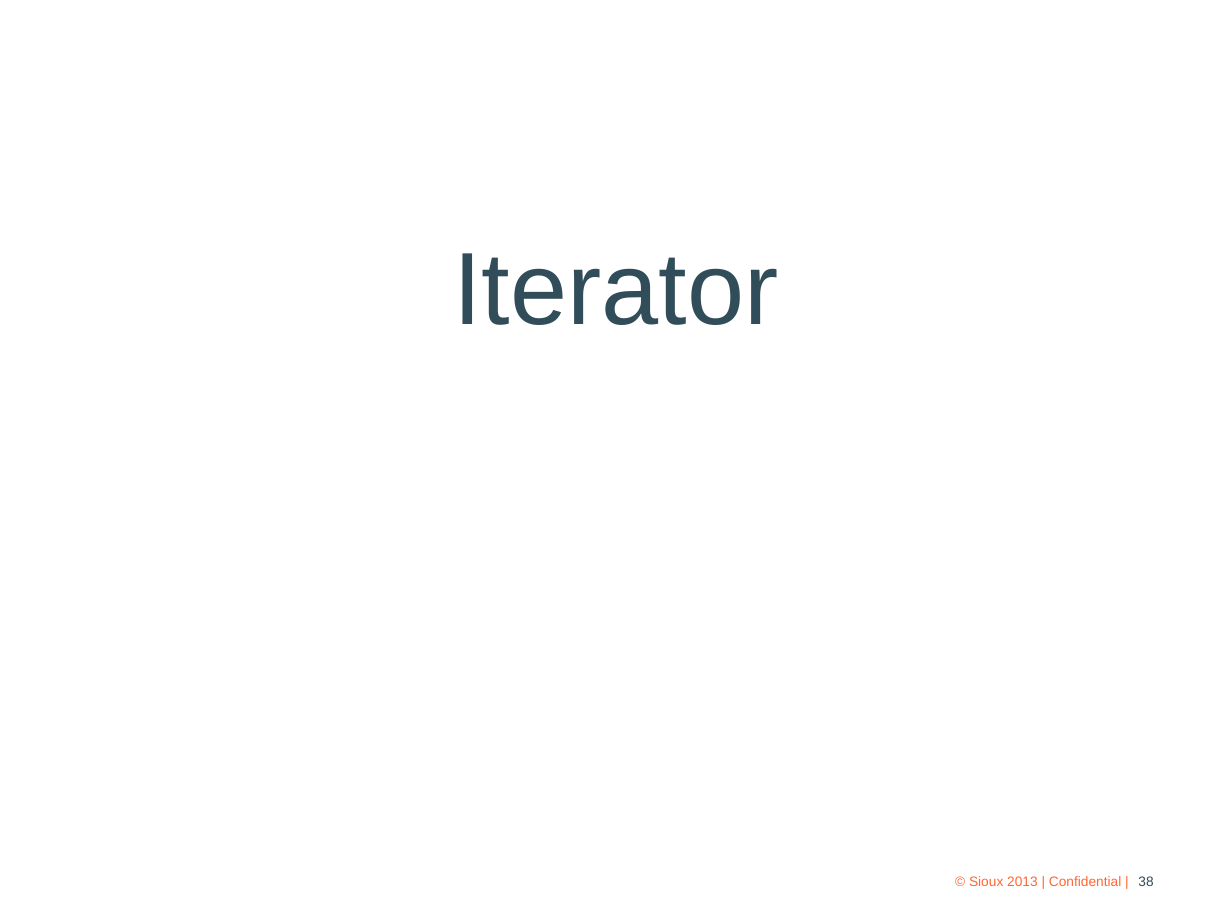
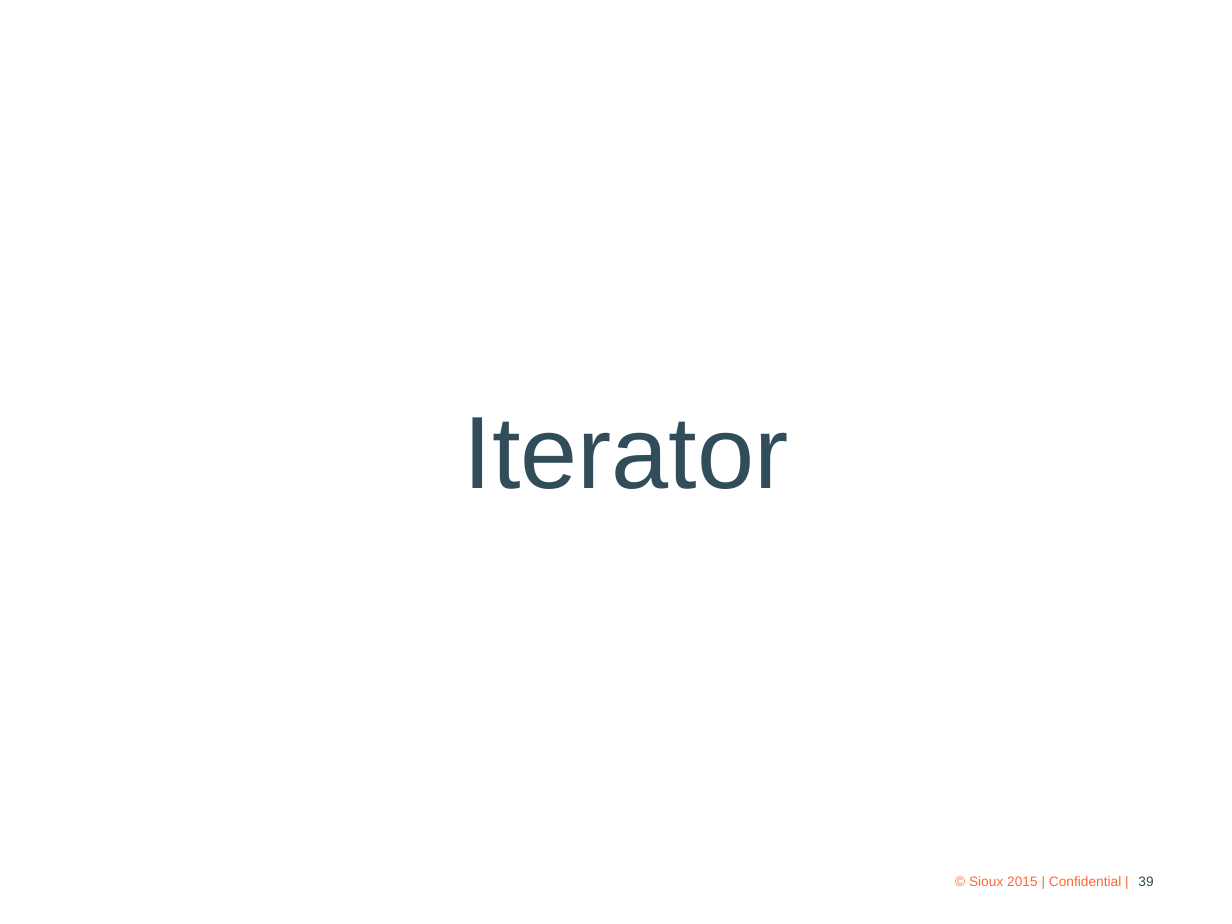
Before and after one commit to QuanTran91/SiouxCommunity, a slide deck: slide 39 of doc/Lecture 5 - 2015.09.26 Design Pattern.pptx (slide 38 before the commit). Drawn at 1232x924 pixels with LibreOffice and Linux fonts; fonts in the diff are those of the drawing; background and template pictures are left out. Boxes give left, top, right and bottom in pixels: in the first picture for what was removed or moved away, otherwise in the second. Text is boxed around its words. In the diff, an @@ line names an element or a change of style, - is before the commit and + after.

```diff
--- a/doc/Lecture 5 - 2015.09.26 Design Pattern.pptx
+++ b/doc/Lecture 5 - 2015.09.26 Design Pattern.pptx
@@ text "Iterator": place and size @@
-text "Iterator" at [453,253,778,325]
+text "Iterator" at [464,417,789,489]
@@ text at [969,876,1121,886]: text changed @@
-© Sioux 2013 | Confidential |
+© Sioux 2015 | Confidential |
@@ page number at [1138,876,1153,886]: text changed @@
-38
+39
```
Also in this commit, not shown: 40 other slides changed, 2 slides added.
